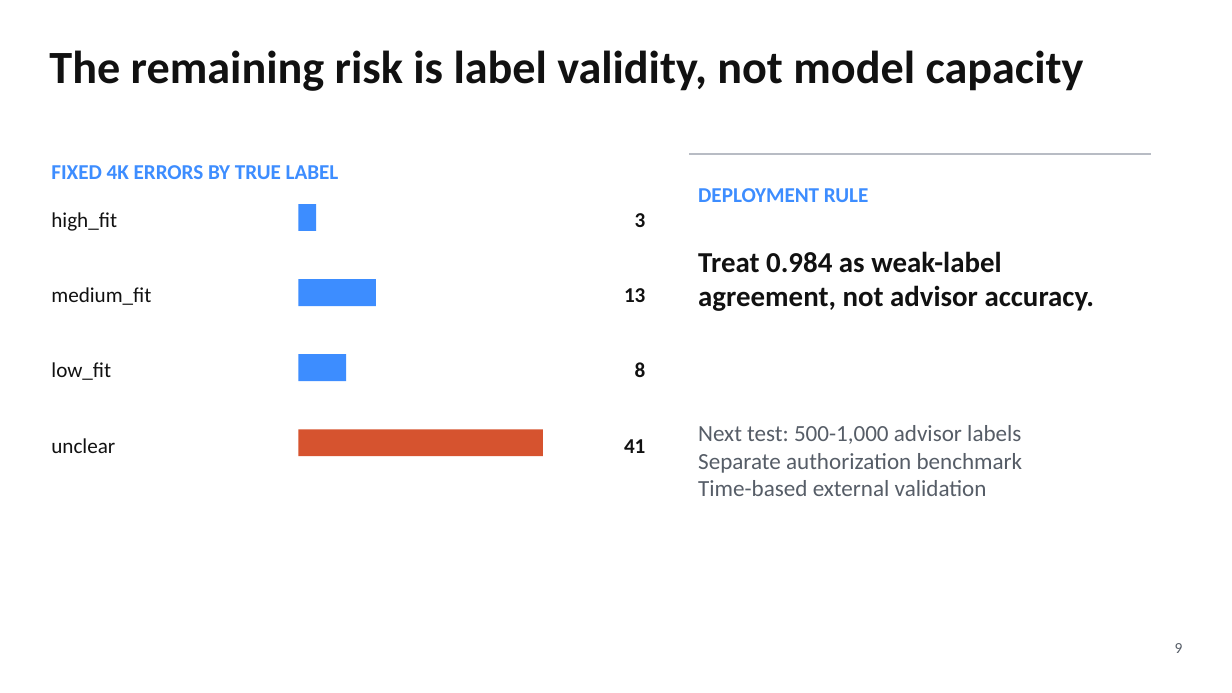
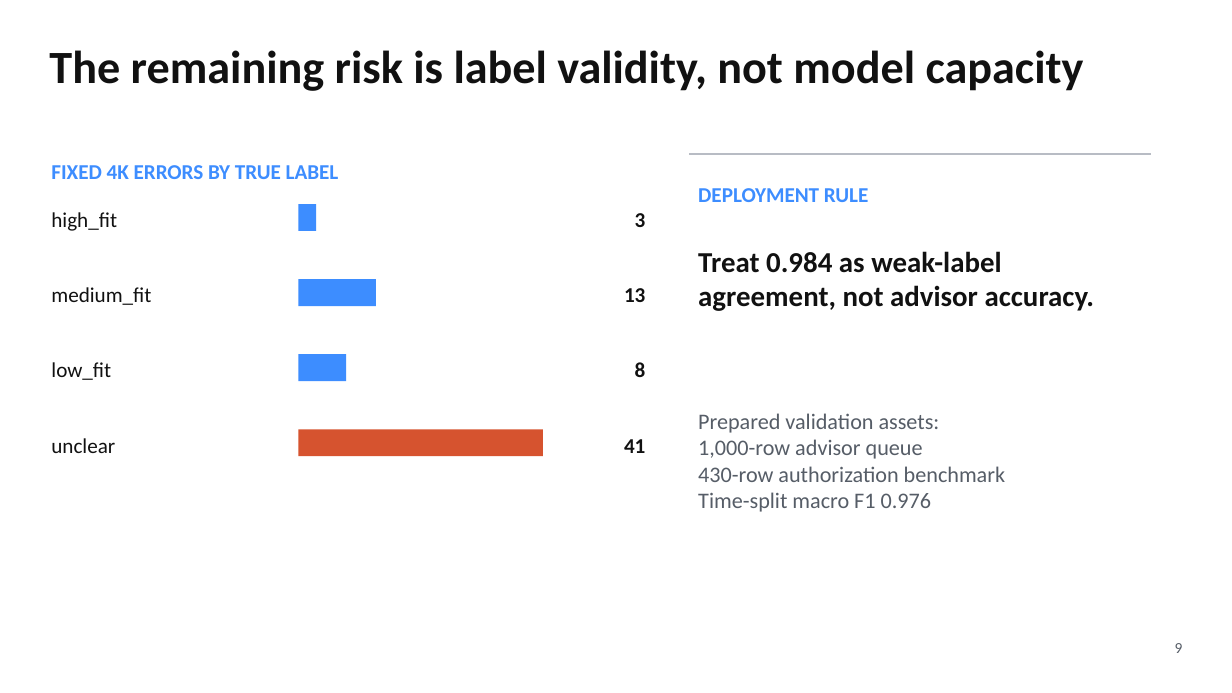
Before and after one commit to Kongbai815/job-matching-nlp, a slide deck: slide 9 of slides/MSBA_Job_Matching_Final_Deck.pptx. Drawn at 1232x693 pixels with LibreOffice and Linux fonts; fonts in the diff are those of the drawing. Boxes give left, top, right and bottom in pixels: in the first picture for what was removed or moved away, otherwise in the second. Text is boxed around its words. In the diff, an @@ line names an element or a change of style, - is before the commit and + after.

Commit message:
Complete validation and annotation package

```diff
--- a/slides/MSBA_Job_Matching_Final_Deck.pptx
+++ b/slides/MSBA_Job_Matching_Final_Deck.pptx
@@ text at box(698, 413, 1005, 512): text changed; size 18 to 17.2 pt @@
-Next test: 500-1,000 advisor labels
-Separate authorization benchmark
-Time-based external validation
+Prepared validation assets:
+1,000-row advisor queue
+430-row authorization benchmark
+Time-split macro F1 0.976
```
Also in this commit, not shown: 1 other slide changed, 1 slide added, 1 slide removed, 21 other files.
